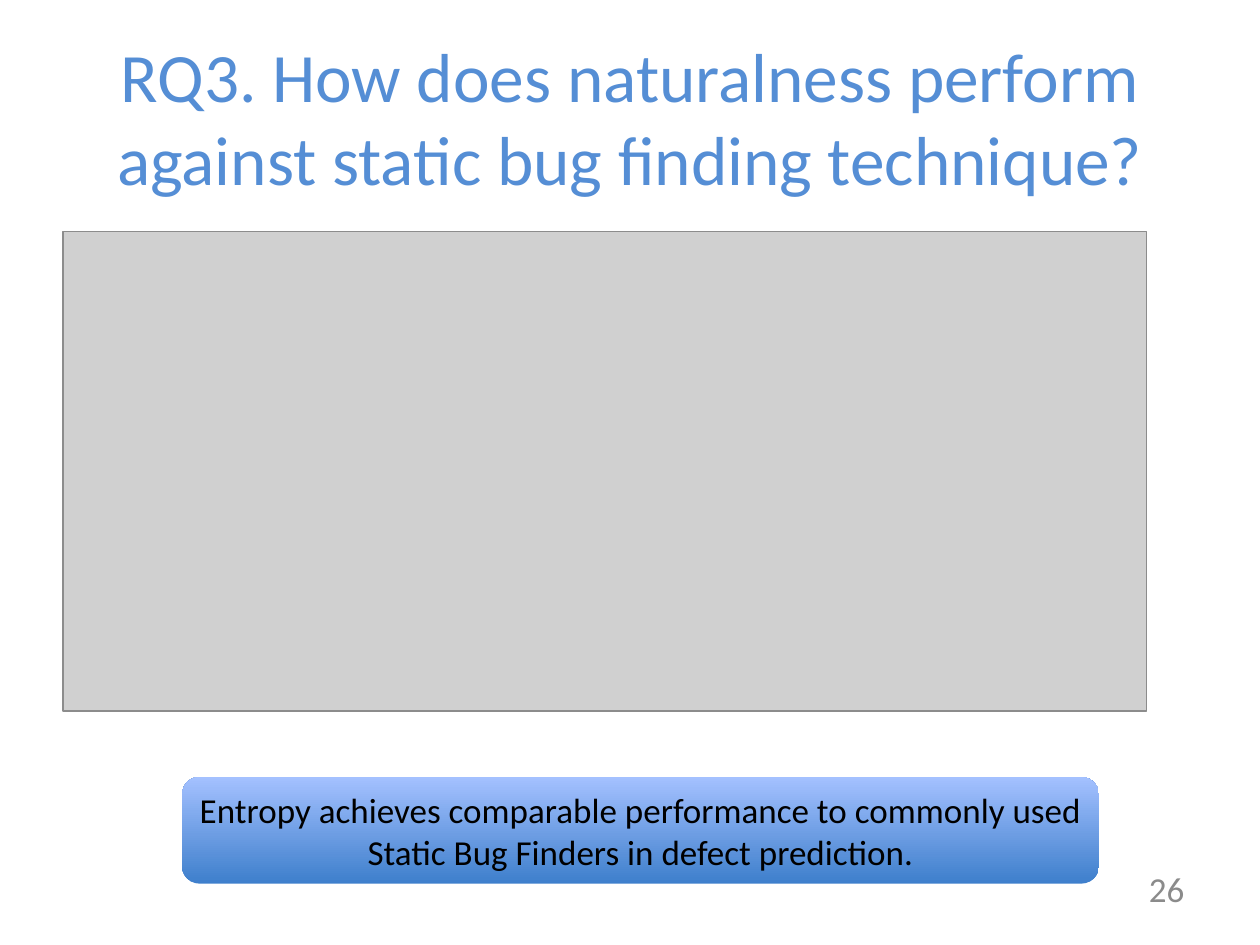
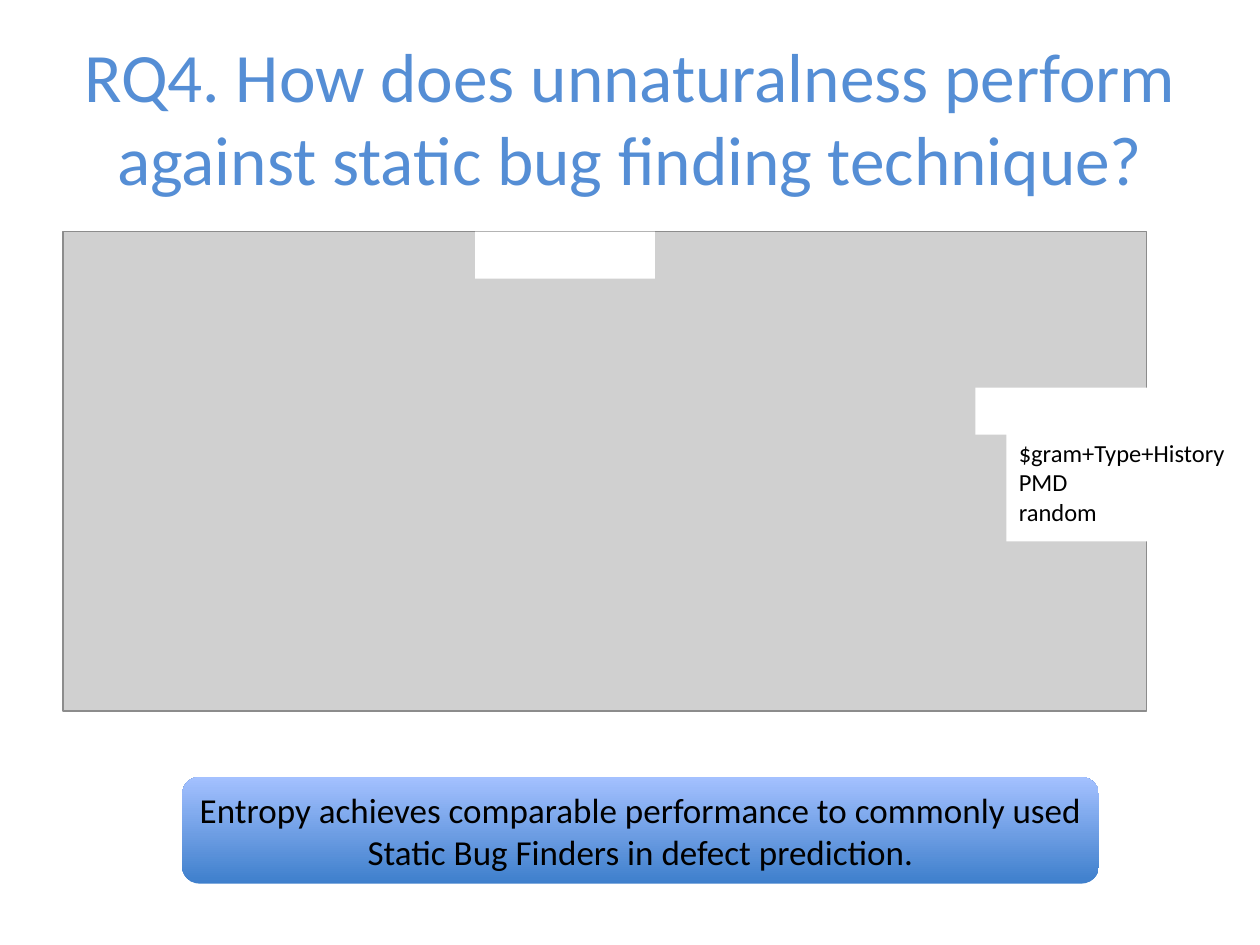
Before and after one commit to baishakhir/baishakhir.github.io, a slide deck: slide 28 of uploads/icse16-naturalness.pptx (slide 26 before the commit). Drawn at 1260x945 pixels with LibreOffice and Linux fonts; fonts in the diff are those of the drawing; grey boxes stand for pictures. Boxes give left, top, right and bottom in pixels: in the first picture for what was removed or moved away, otherwise in the second. Text is boxed around its words. In the diff, an @@ line names an element or a change of style, - is before the commit and + after.

Commit message:
adding naturalness pptx

```diff
--- a/uploads/icse16-naturalness.pptx
+++ b/uploads/icse16-naturalness.pptx
@@ title at box(84, 54, 1175, 197): text changed @@
-RQ3. How does naturalness perform against static bug finding technique?
+RQ4. How does unnaturalness perform against static bug finding technique?
@@ rectangle added at box(475, 232, 655, 278), fill #FFFFFF @@
@@ rectangle added at box(975, 388, 1155, 435), fill #FFFFFF @@
@@ rectangle added at box(1007, 423, 1241, 542), fill #FFFFFF, 14 pt, text #000000 @@
+$gram+Type+History
+PMD
+random
@@ page number removed at box(1149, 878, 1184, 902) @@
-26
```
Also in this commit, not shown: 26 other slides changed, 7 slides added, 1 slide removed.
